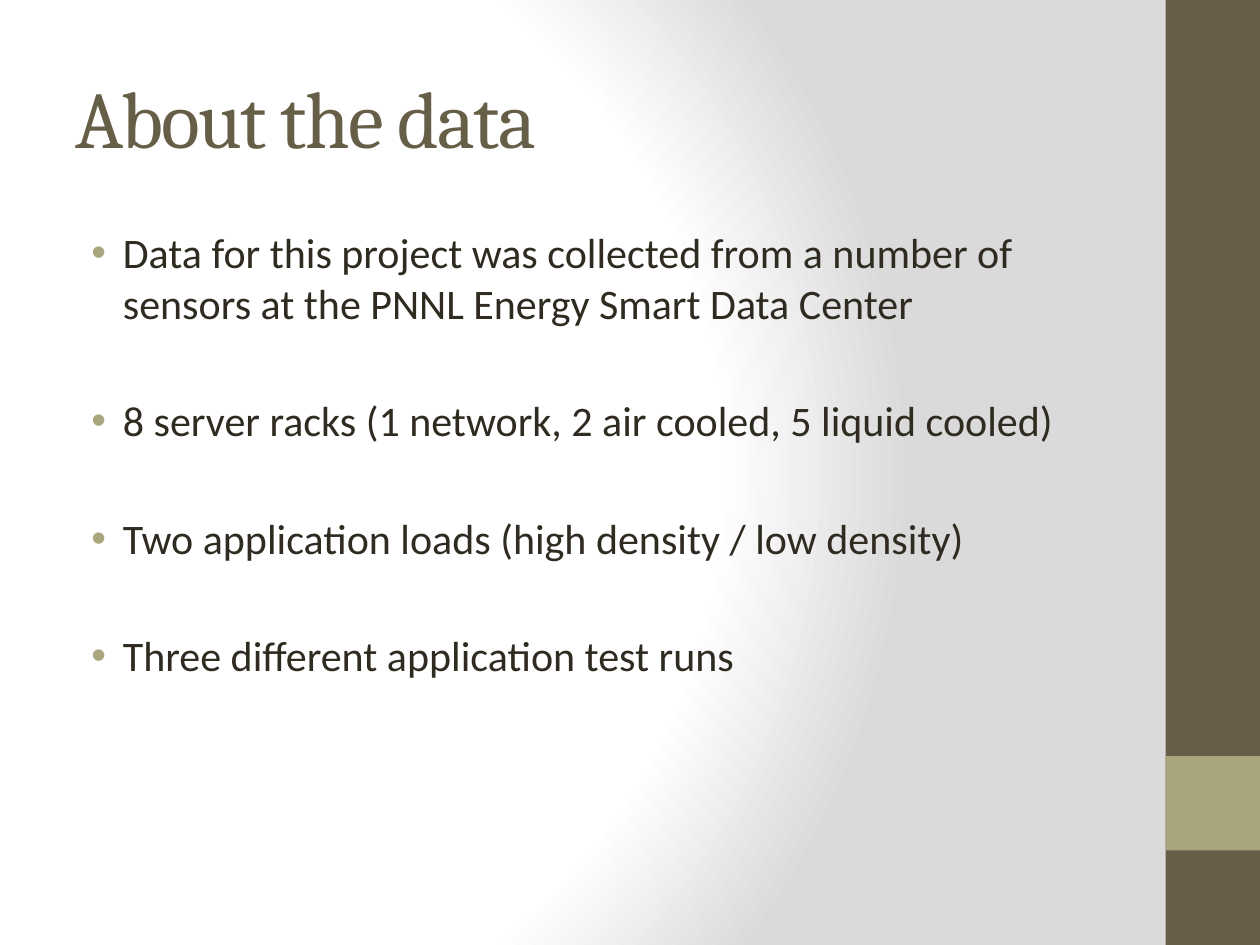
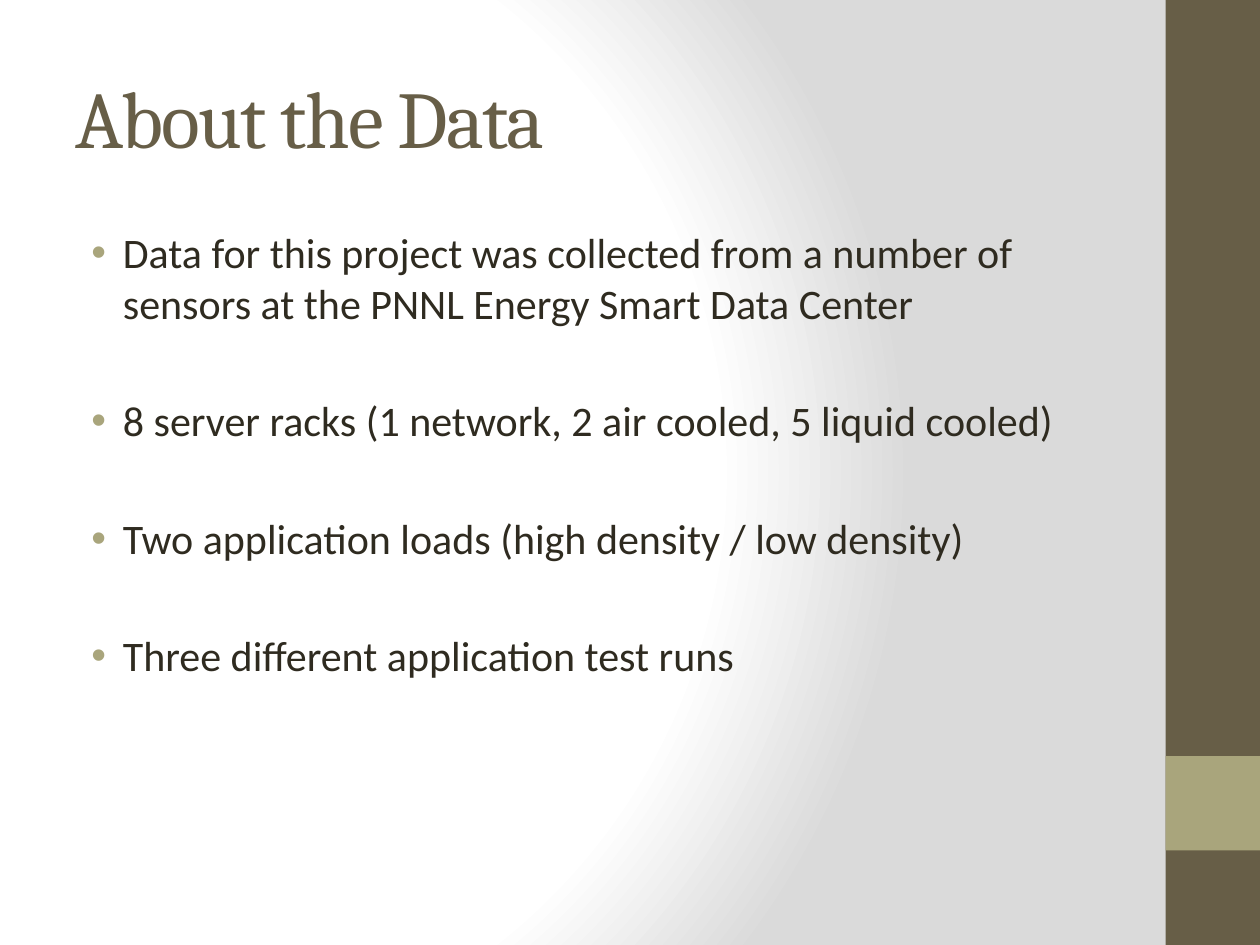
Before and after one commit to hemakumar/Data-Analysis_Group4c, a slide deck: slide 3 of paper/Integrated Data Center Power and Cooling Analysis.pptx. Drawn at 1260x945 pixels with LibreOffice and Linux fonts; fonts in the diff are those of the drawing. Boxes give left, top, right and bottom in pixels: in the first picture for what was removed or moved away, otherwise in the second. Text is boxed around its words. In the diff, an @@ line names an element or a change of style, - is before the commit and + after.

```diff
--- a/paper/Integrated Data Center Power and Cooling Analysis.pptx
+++ b/paper/Integrated Data Center Power and Cooling Analysis.pptx
@@ title at (76,92,545,149): text changed @@
-About the data
+About the Data
```
Also in this commit, not shown: 6 other slides changed, 2 slides added, 1 slide removed.
